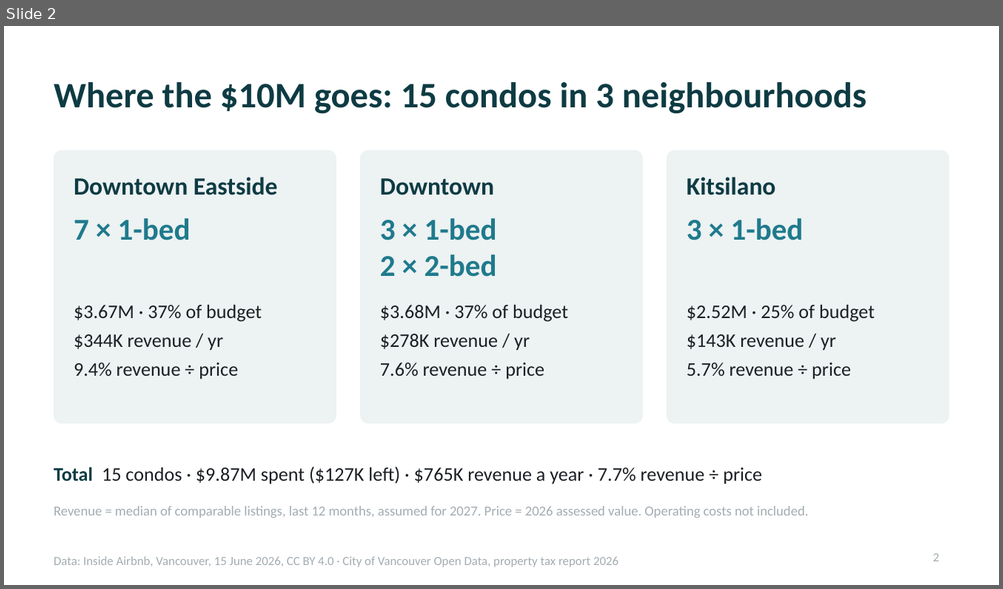
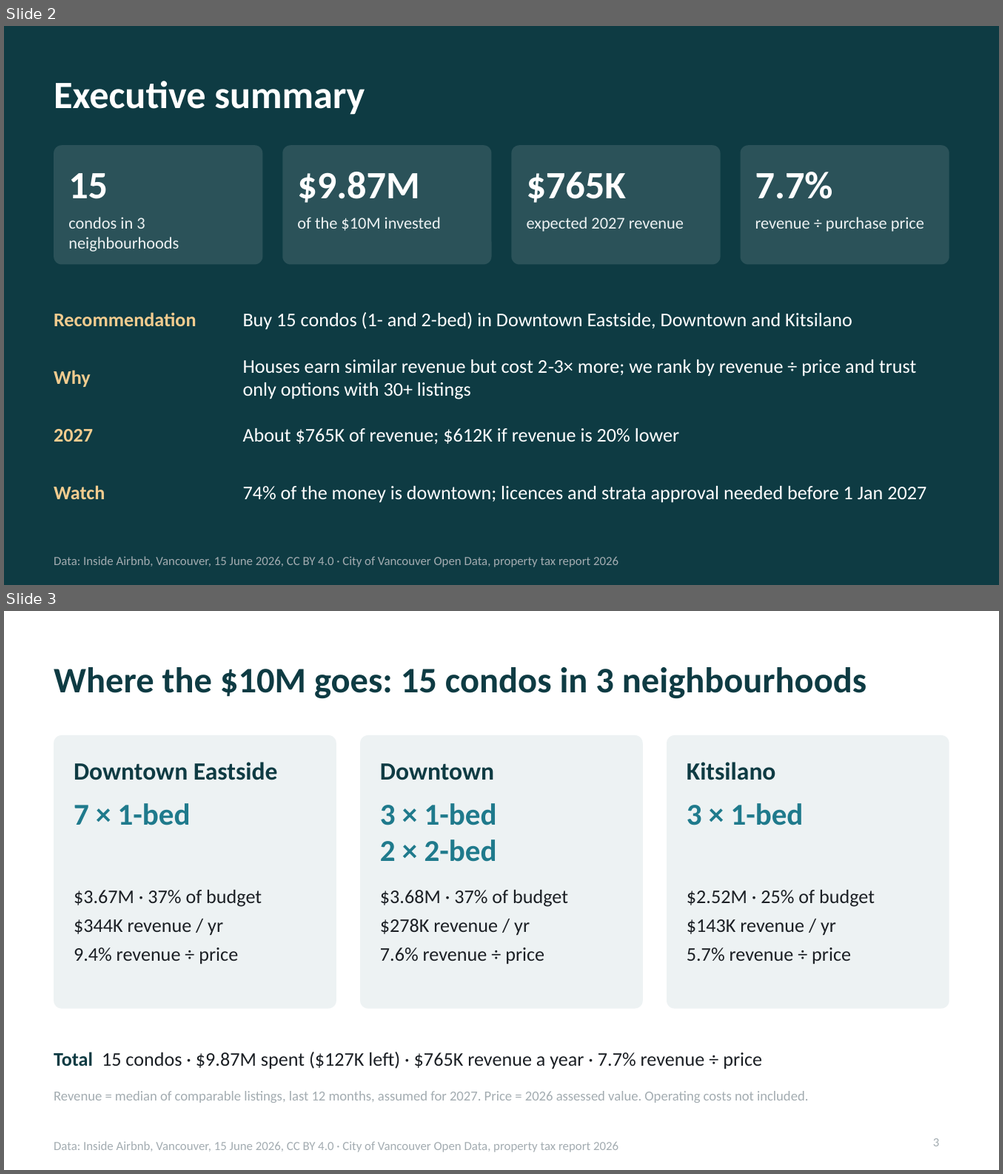
Before and after one commit to 2005yoheiUBC/datajam-2026, a slide deck: analysis/presentation/ddd_pitch_simple.pptx. Shown one above the other, each under a label of ours: slide 2 before the commit, slides 2 and 3 after it. The pictures are 1003x589 and 1003x1174 pixels, drawn with LibreOffice and Linux fonts; fonts in the diff are those of the drawing. Boxes give left, top, right and bottom in pixels: in the first picture for what was removed or moved away, otherwise in the second. Text is boxed around its words. In the diff, an @@ line names an element or a change of style, - is before the commit and + after.

```diff
--- a/analysis/presentation/ddd_pitch_simple.pptx
+++ b/analysis/presentation/ddd_pitch_simple.pptx
@@ slide 2 added at (x1=4, y1=26, x2=999, y2=585), background #0E3B43; not listed: 1 template element that a slide beside it also shows @@
@@ title added at (x1=54, y1=81, x2=364, y2=115), 28 pt, text #FFFFFF, bold @@
+Executive summary
@@ rounded rectangle added at (x1=54, y1=145, x2=262, y2=265), fill #FFFFFF at 12% opacity @@
@@ rounded rectangle added at (x1=282, y1=145, x2=492, y2=265), fill #FFFFFF at 12% opacity @@
@@ rounded rectangle added at (x1=511, y1=145, x2=720, y2=265), fill #FFFFFF at 12% opacity @@
@@ rounded rectangle added at (x1=740, y1=145, x2=949, y2=265), fill #FFFFFF at 12% opacity @@
@@ text added at (x1=68, y1=173, x2=108, y2=199), 28 pt, text #FFFFFF, bold @@
+15
@@ text added at (x1=297, y1=172, x2=419, y2=203), 28 pt, text #FFFFFF, bold @@
+$9.87M
@@ text added at (x1=526, y1=172, x2=626, y2=203), 28 pt, text #FFFFFF, bold @@
+$765K
@@ text added at (x1=755, y1=172, x2=833, y2=199), 28 pt, text #FFFFFF, bold @@
+7.7%
@@ text added at (x1=68, y1=217, x2=179, y2=252), 12 pt, text #EDF2F3 @@
+condos in 3 neighbourhoods
@@ text added at (x1=297, y1=217, x2=441, y2=231), 12 pt, text #EDF2F3 @@
+of the $10M invested
@@ text added at (x1=526, y1=217, x2=683, y2=232), 12 pt, text #EDF2F3 @@
+expected 2027 revenue
@@ text added at (x1=755, y1=217, x2=924, y2=232), 12 pt, text #EDF2F3 @@
+revenue ÷ purchase price
@@ text added at (x1=54, y1=312, x2=196, y2=326), 14 pt, text #F2CC8F, bold @@
+Recommendation
@@ text added at (x1=243, y1=312, x2=852, y2=330), 14 pt, text #FFFFFF @@
+Buy 15 condos (1- and 2-bed) in Downtown Eastside, Downtown and Kitsilano
@@ text added at (x1=54, y1=370, x2=91, y2=387), 14 pt, text #F2CC8F, bold @@
+Why
@@ text added at (x1=243, y1=360, x2=916, y2=400), 14 pt, text #FFFFFF @@
+Houses earn similar revenue but cost 2‑3× more; we rank by revenue ÷ price and trust only options with 30+ listings
@@ text added at (x1=54, y1=429, x2=93, y2=442), 14 pt, text #F2CC8F, bold @@
+2027
@@ text added at (x1=243, y1=429, x2=679, y2=444), 14 pt, text #FFFFFF @@
+About $765K of revenue; $612K if revenue is 20% lower
@@ text added at (x1=54, y1=486, x2=105, y2=500), 14 pt, text #F2CC8F, bold @@
+Watch
@@ text added at (x1=243, y1=486, x2=926, y2=503), 14 pt, text #FFFFFF @@
+74% of the money is downtown; licences and strata approval needed before 1 Jan 2027
@@ what was slide 2 is now slide 3 @@
@@ page number at (x1=933, y1=1139, x2=939, y2=1147): text changed @@
-2
+3
```
Also in this commit, not shown: 1 other slide added, 1 slide removed, 1 other file.
